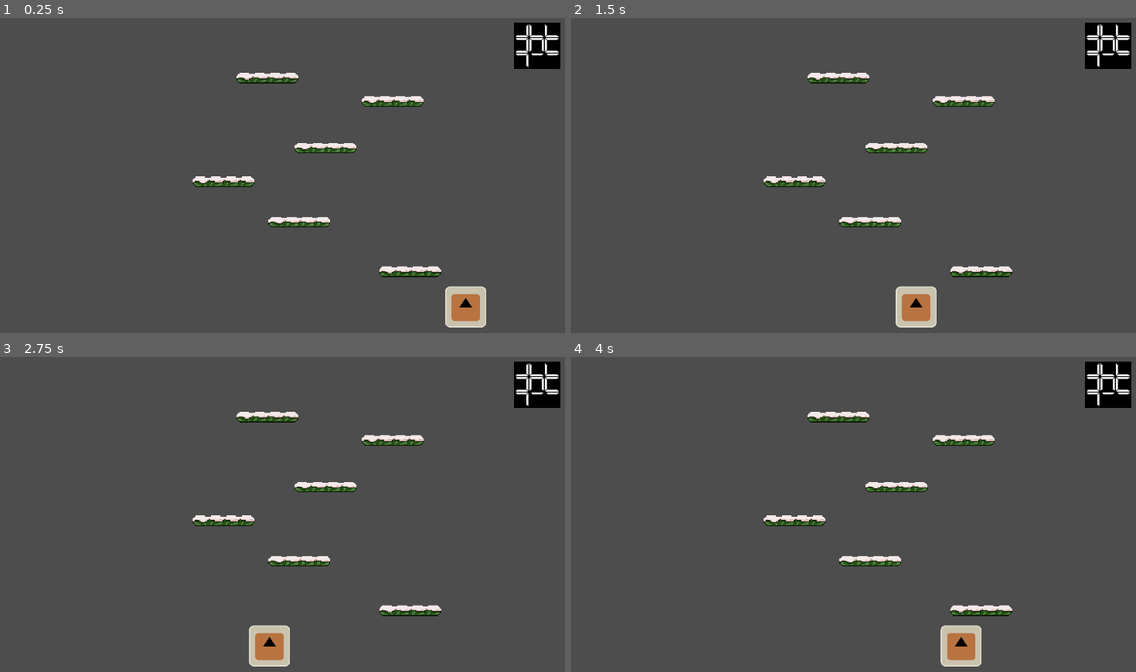
Above: before the commit, frames 1-4 (two rows, left to right).
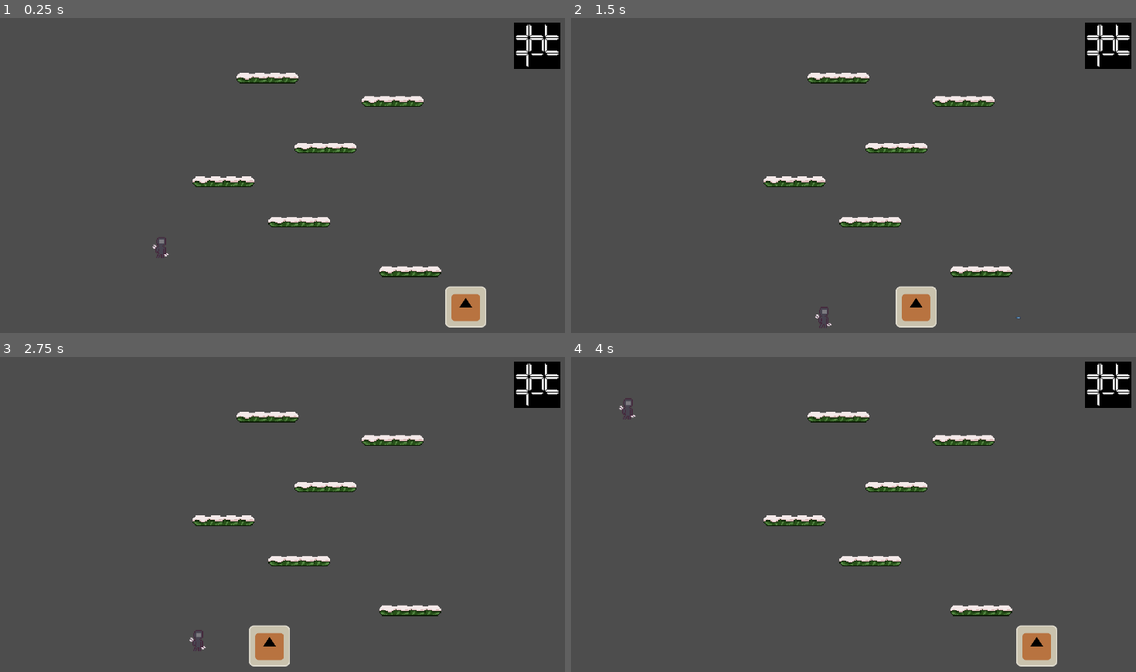
Above: after the commit, the same moments.

Repository: bkerz/shooter
Game: Godot game, scene res://main.tscn
Two runs of this game, one before a commit and one after it. Both use one fixed random seed, a clock stepped at 60 frames per second and the inputs below. The engine's default icon, where the game draws it, is replaced by a stand-in: a white triangle on a blue panel in a dark square.
Inputs:
- Up to frame 1 (0.25 s): no input
- Up to frame 2 (1.5 s): tap Enter (ui_accept) at 0.5, 0.77 s; hold Right (ui_right) from 0.53 s (still down); tap J (shoot) at 0.6, 1.35 s
- Up to frame 3 (2.75 s): tap Enter (ui_accept) at 1.52 s; release Right (ui_right) at 2.03 s; hold Left (ui_left) from 2.03 s (still down); tap J (shoot) at 2.1 s
- Up to frame 4 (4 s): release Left (ui_left) at 2.78 s; hold Right (ui_right) from 2.78 s (still down); tap J (shoot) at 2.85, 3.6 s; tap Enter (ui_accept) at 3.02, 3.77 s

The runs differ from the first frame. In frame 1, less than 0.1% of the frame differs, in the area x 26-30%, y 69-77%; in frame 2, less than 0.1%; in frame 3, less than 0.1%; in frame 4, 2.0%, in the area x 8-87%, y 12-99%.

Commit message:
refactor: update player entity import path

Diff:
--- a/main.tscn
+++ b/main.tscn
@@ -1,7 +1,7 @@
 [gd_scene load_steps=7 format=3 uid="uid://dyyrykp8pem03"]
 
 [ext_resource type="Script" path="res://main.gd" id="1_vbgsp"]
-[ext_resource type="PackedScene" uid="uid://cyst88l52fdva" path="res://player.tscn" id="2_tot6n"]
+[ext_resource type="PackedScene" uid="uid://cyst88l52fdva" path="res://entities/player/player.tscn" id="2_tot6n"]
 [ext_resource type="Script" path="res://levels/managers/shooter_manager.gd" id="3_re3p0"]
 [ext_resource type="Texture2D" uid="uid://5jcefqowvkhh" path="res://minimap/minimap_tileset.png" id="6_mdy37"]
 
